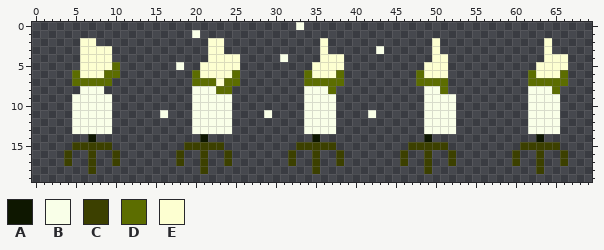
Two versions of one sprite sheet, bag_punched_spritesheet.png. This is how it looked before the edit.
The file is 280x80 pixels, drawn in blocks of 4x4; one block is one cell here.
Palette (. is transparent): A #0e1700  B #f9ffe8  C #3c4000  D #5c6d00  E #fdffd1
Pixels before, first column x 4:
 0 .............................B.................................
 1 ................B..............................................
 2 ..EE..............EE............E.............E.............E..
 3 ..EEEE............EE............E......B......E.............E..
 4 ..EEEE............EEEE.....B....EEE...........EE............EEE
 5 ..EEEED.......B..EEEEE.........EEEE..........EEE...........EEEE
 6 .DEEEDD.........DEEEED........DEEED.........DEEE..........DEEED
 7 .DDDDD..........DDDEDD........DDDDD.........DDDD..........DDDDD
 8 ..BBB...........BBBDD.........BBBD...........BBD..........BBBD.
 9 .BBBBB..........BBBBB.........BBBB...........BBBB.........BBBB.
10 .BBBBB..........BBBBB.........BBBB...........BBBB.........BBBB.
11 .BBBBB......B...BBBBB....B....BBBB....B......BBBB.........BBBB.
12 .BBBBB..........BBBBB.........BBBB...........BBBB.........BBBB.
13 .BBBBB..........BBBBB.........BBBB...........BBBB.........BBBB.
14 ...A.............A.............A.............A.............A...
15 .CCCCC.........CCCCC.........CCCCC.........CCCCC.........CCCCC.
16 C..C..C.......C..C..C.......C..C..C.......C..C..C.......C..C..C
17 C..C..C.......C..C..C.......C..C..C.......C..C..C.......C..C..C
18 ...C.............C.............C.............C.............C...
New version:
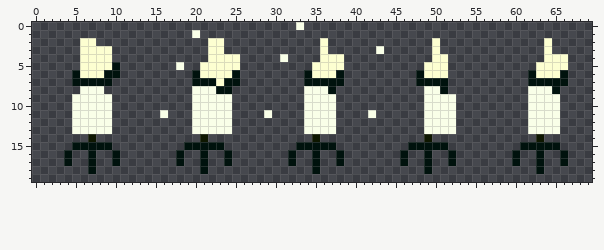
From old to new:
colour C: #3c4000 -> #00120d
Changed rows in their new state; - is a pixel that keeps its letter.
first column x 5:
 5 -----C--------------------------------------------------------
 6 C---CC---------C----C--------C---C---------C-------------C---C
 7 CCCCC----------CCC-CC--------CCCCC---------CCCC----------CCCCC
 8 ------------------CC------------C-------------C-------------C-
